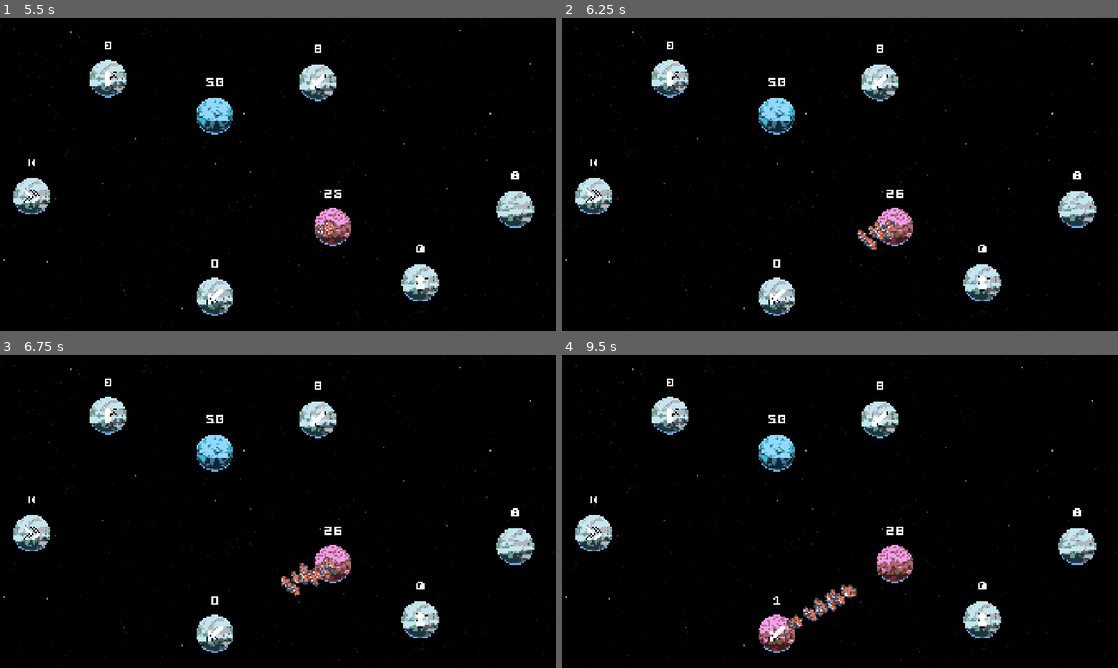
Above: before the commit, frames 1-4 (two rows, left to right).
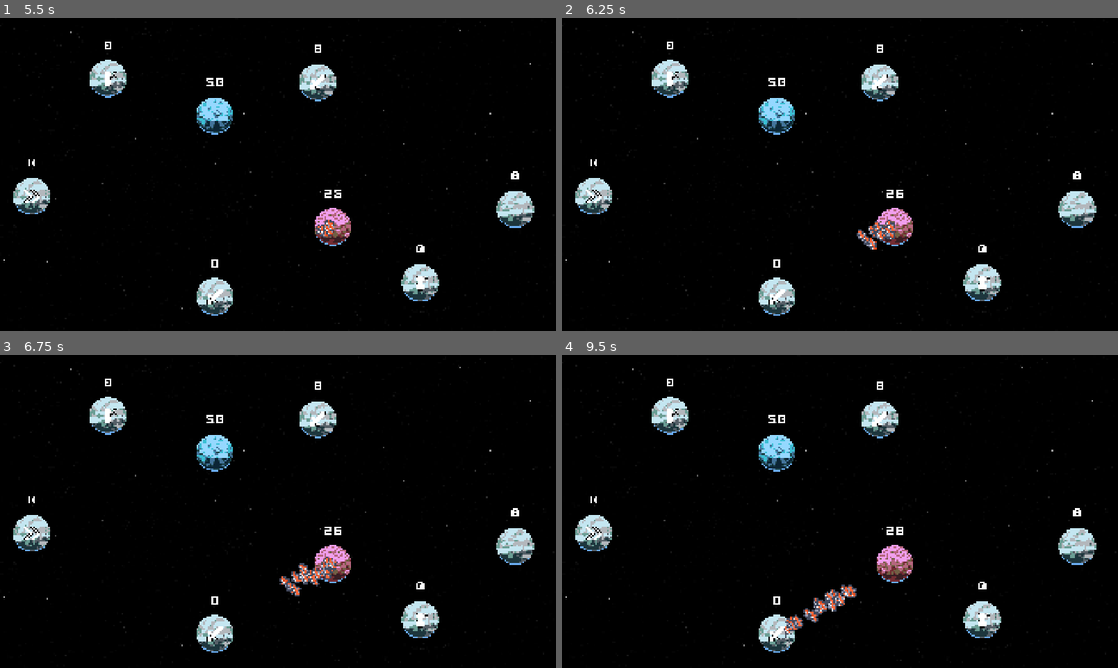
Above: after the commit, the same moments.

Repository: ClemiDouce/cell-capture-game
Game: Godot game, scene res://screen/game_screen/game_screen.tscn
Same seed, same stepped clock (60 frames per second), same inputs: the game is played once before the commit and once after it.
Inputs (mouse positions are in pixels of both pictures, inside the frame that each line leads up to):
- Up to frame 1 (5.5 s): tap Enter at 0.5, 2, 3.5 s; move the mouse to (400, 158) at 0.52 s; press the mouse at (400, 158) at 0.53 s; hold Right (ui_right) 0.53-1.28 s; tap Space at 1.25, 2.75, 4.25 s; move the mouse to (166, 190) at 1.27 s; release the mouse at (166, 190) at 1.28 s; hold Left (ui_left) 1.28-2.03 s; click (166, 190) at 1.35 s; move the mouse to (333, 105) at 2.02 s; press the mouse at (333, 105) at 2.03 s; hold Right (ui_right) 2.03-3.53 s; move the mouse to (250, 237) at 2.77 s; release the mouse at (250, 237) at 2.78 s; click (250, 237) at 2.85 s; move the mouse to (444, 221) at 3.52 s; press the mouse at (444, 221) at 3.53 s; hold Left (ui_left) from 3.53 s (still down); move the mouse to (111, 127) at 4.27 s; release the mouse at (111, 127) at 4.28 s; click (111, 127) at 4.35 s; move the mouse to (305, 174) at 5.02 s; press the mouse at (305, 174) at 5.03 s
- Up to frame 2 (6.25 s): move the mouse to (756, 96) at 5.77 s; release Left (ui_left) at 5.78 s; release the mouse at (756, 96) at 5.78 s; hold Right (ui_right) from 5.78 s (still down); click (756, 96) at 5.85 s
- Up to frame 3 (6.75 s): keep holding Right (ui_right); move the mouse to (400, 495) at 6.52 s; press the mouse at (400, 495) at 6.53 s
- Up to frame 4 (9.5 s): move the mouse to (728, 527) at 7.27 s; release the mouse at (728, 527) at 7.28 s; click (728, 527) at 7.35 s; move the mouse to (895, 442) at 8.02 s; release Right (ui_right) at 8.03 s; press the mouse at (895, 442) at 8.03 s; hold Left (ui_left) from 8.03 s (still down); move the mouse to (812, 574) at 8.77 s; release the mouse at (812, 574) at 8.78 s; click (812, 574) at 8.85 s

Frame 1 is identical in both runs. In frame 2, less than 0.1% of the frame differs, in the area x 53-58%, y 64-74%; in frame 3, less than 0.1%; in frame 4, 0.8%, in the area x 35-53%, y 75-95%.

Commit message:
add planet interface

Diff:
--- a/content/spaceships/space_ship.gd
+++ b/content/spaceships/space_ship.gd
@@ -36,8 +36,9 @@
 
 func _process(delta: float) -> void:
 	if launched:
-		self.global_position = self.global_position.move_toward(attack_data.end_position, delta * speed)
-		if self.global_position.is_equal_approx(attack_data.end_position):
+		self.global_position = self.global_position.move_toward(attack_data.target.global_position, delta * speed)
+		self.look_at(attack_data.target.global_position)
+		if self.global_position.distance_to(attack_data.target.global_position) <= 80:
 			launched = false
 			land_ship(attack_data.target.global_position)
 
--- /dev/null
+++ b/playground/fight_bar/fight_bar.gd
@@ -0,0 +1,69 @@
+class_name FightBar extends Control
+
+@onready var left_bar: ColorRect = %LeftBar
+@onready var right_bar: ColorRect = %RightBar
+@onready var right_label: Label = %RightLabel
+@onready var left_label: Label = %LeftLabel
+@export var damage_curve: Curve
+signal fight_started
+signal fight_finished(winner)
+
+var hostile_count = 0
+var player_count = 0
+var fighting := false
+
+var resolution_delay : float = 0.1
+var resolution_time : float = 0.
+
+func _input(event: InputEvent) -> void:
+	if Input.is_mouse_button_pressed(MOUSE_BUTTON_LEFT) and fighting == false:
+		player_count = randi_range(10, 100)
+		hostile_count = randi_range(10, 100)
+
+	elif Input.is_action_just_pressed("ui_left"):
+		player_count += 5
+	elif Input.is_action_just_pressed("ui_right"):
+		hostile_count += 5
+
+func resolve_fight(delta: float):
+	var total : float = player_count + hostile_count
+	var player_ratio = player_count / total
+	var hostile_ratio = hostile_count / total
+	var player_damage = floori(damage_curve.sample(player_ratio))
+	var hostile_damage = floori(damage_curve.sample(hostile_ratio))
+	player_count -= hostile_damage
+	hostile_count -= player_damage
+	if player_count <= 0:
+		player_count = 0
+		fight_finished.emit("hostile")
+		fighting = false
+	elif hostile_count <= 0:
+		hostile_count = 0
+		fight_finished.emit("player")
+		fighting = false
+
+func _process(delta: float) -> void:
+	if fighting == false:
+		if player_count > 0 and hostile_count > 0:
+			fighting = true
+			resolution_time = 0.
+			fight_started.emit()
+	else:
+		print("-- Fight processing --")
+		resolution_time += delta
+		if resolution_time >= resolution_delay:
+			resolution_time -= resolution_delay
+			resolve_fight(delta)
+	update_fight_bar()
+
+
+func update_fight_bar():
+	right_label.visible = hostile_count != 0
+	left_label.visible = player_count != 0
+	var total : float = player_count + hostile_count
+	var player_ratio = player_count / total
+	var hostile_ratio = hostile_count / total
+	left_bar.size_flags_stretch_ratio = player_ratio
+	right_bar.size_flags_stretch_ratio = hostile_ratio
+	right_label.text = str(hostile_count)
+	left_label.text = str(player_count)
--- /dev/null
+++ b/playground/fight_bar/fight_bar.tscn
@@ -0,0 +1,60 @@
+[gd_scene load_steps=4 format=3 uid="uid://7jr2of6k3rwa"]
+
+[ext_resource type="Script" uid="uid://co5egj2dfmtxm" path="res://playground/fight_bar/fight_bar.gd" id="1_ucteg"]
+
+[sub_resource type="Curve" id="Curve_ucteg"]
+_limits = [0.0, 10.0, 0.0, 1.0]
+_data = [Vector2(0, 1.0077066), 0.0, 1.9788055, 0, 1, Vector2(1, 2.9865122), 1.9788055, 0.0, 1, 0]
+point_count = 2
+metadata/_snap_count = 2
+
+[sub_resource type="LabelSettings" id="LabelSettings_hw8qs"]
+font_size = 32
+
+[node name="FightBar" type="Control"]
+layout_mode = 3
+anchors_preset = 0
+script = ExtResource("1_ucteg")
+damage_curve = SubResource("Curve_ucteg")
+metadata/_edit_horizontal_guides_ = [55.0]
+metadata/_edit_vertical_guides_ = [104.0, -102.0]
+
+[node name="HBoxContainer" type="HBoxContainer" parent="."]
+layout_mode = 0
+offset_left = -102.0
+offset_right = 104.0
+offset_bottom = 18.0
+theme_override_constants/separation = 5
+
+[node name="LeftBar" type="ColorRect" parent="HBoxContainer"]
+unique_name_in_owner = true
+layout_mode = 2
+size_flags_horizontal = 3
+color = Color(0.47058824, 0.72156864, 1, 1)
+
+[node name="RightBar" type="ColorRect" parent="HBoxContainer"]
+unique_name_in_owner = true
+layout_mode = 2
+size_flags_horizontal = 3
+color = Color(0.7411765, 0.25490198, 0.26666668, 1)
+
+[node name="RightLabel" type="Label" parent="."]
+unique_name_in_owner = true
+layout_mode = 0
+offset_left = 64.0
+offset_top = 20.0
+offset_right = 104.0
+offset_bottom = 65.0
+text = "0"
+label_settings = SubResource("LabelSettings_hw8qs")
+horizontal_alignment = 2
+
+[node name="LeftLabel" type="Label" parent="."]
+unique_name_in_owner = true
+layout_mode = 0
+offset_left = -103.0
+offset_top = 19.0
+offset_right = -63.0
+offset_bottom = 64.0
+text = "0"
+label_settings = SubResource("LabelSettings_hw8qs")
--- /dev/null
+++ b/playground/planet_interface/planet_interface.gd
@@ -0,0 +1,96 @@
+extends Control
+
+var planet_owner : BaseCell
+
+@onready var fight_bar: FightBar = $FightBar
+@onready var capture_bar: ProgressBar = %CaptureBar
+@onready var capture_bar_fill: StyleBoxFlat = capture_bar.get_theme_stylebox("fill")
+@export var capture_curve: Curve
+
+signal team_changed(new_team: Enums.Team)
+
+@export var planet_value : int = 100
+var player_capture := 0
+var hostile_capture := 0
+var temp_capture := 100:
+	set(value):
+		temp_capture = clamp(value, -planet_value, planet_value)
+
+var team : Enums.Team = Enums.Team.NEUTRAL:
+	set = set_team
+var capturing_team : Enums.Team = Enums.Team.NEUTRAL
+
+func _ready():
+	setup(Enums.Team.NEUTRAL)
+	fight_bar.fight_finished.connect(func(_team: String): print("Fight Ended. Winner is " + _team))
+
+func setup(_team: Enums.Team):
+	team = _team
+	if team == Enums.Team.ALLY:
+		temp_capture = planet_value
+	elif team == Enums.Team.HOSTILE:
+		temp_capture = -planet_value
+	else:
+		temp_capture = 0
+	capture_bar.max_value = planet_value
+
+func get_capturing_team():
+	if fight_bar.fighting == false:
+		if fight_bar.player_count > 0:
+			capturing_team = Enums.Team.ALLY
+		elif fight_bar.hostile_count > 0:
+			capturing_team = Enums.Team.HOSTILE
+		else:
+			capturing_team = Enums.Team.NEUTRAL
+
+func _process(delta: float) -> void:
+	if fight_bar.fighting == false:
+		get_capturing_team()
+		var capturing := false
+		match(team):
+			Enums.Team.NEUTRAL:
+				if capturing_team != Enums.Team.NEUTRAL:
+					capturing = true
+			Enums.Team.ALLY:
+				if capturing_team == Enums.Team.HOSTILE:
+					capturing = true
+			Enums.Team.HOSTILE:
+				if capturing_team == Enums.Team.ALLY:
+					capturing = true
+
+		if !capturing:
+			return
+		print(str(capturing_team) + " is capturing")
+		if capturing_team == Enums.Team.ALLY:
+			temp_capture += 2
+		elif capturing_team == Enums.Team.HOSTILE:
+			temp_capture -= 2
+
+		if team == Enums.Team.ALLY and temp_capture < 0:
+			team = Enums.Team.NEUTRAL
+		elif team == Enums.Team.HOSTILE and temp_capture > 0:
+			team = Enums.Team.NEUTRAL
+		elif team == Enums.Team.NEUTRAL:
+			if temp_capture == planet_value:
+				team = Enums.Team.ALLY
+			elif temp_capture == -planet_value:
+				team = Enums.Team.HOSTILE
+
+
+		update_capture_bar()
+
+func update_capture_bar():
+	if capturing_team == Enums.Team.NEUTRAL:
+		return
+	capture_bar_fill.bg_color = Color("bd4044") if temp_capture < 0 else Color("78b8ff")
+	capture_bar.value = abs(temp_capture)
+
+	#if capturing_team == Enums.Team.ALLY:
+		#capture_bar.value = player_capture
+	#elif capturing_team == Enums.Team.HOSTILE:
+		#capture_bar.value = hostile_capture
+
+
+func set_team(value: Enums.Team):
+	team = value
+	team_changed.emit(value)
--- /dev/null
+++ b/playground/planet_interface/planet_interface.tscn
@@ -0,0 +1,55 @@
+[gd_scene load_steps=6 format=3 uid="uid://d3vku2bxsisui"]
+
+[ext_resource type="Texture2D" uid="uid://2xexlganm6fl" path="res://assets/art/planets/big_planets.png" id="1_1qj64"]
+[ext_resource type="Script" uid="uid://brunnhvl4xrji" path="res://playground/planet_interface/planet_interface.gd" id="1_a4uam"]
+[ext_resource type="PackedScene" uid="uid://7jr2of6k3rwa" path="res://playground/fight_bar/fight_bar.tscn" id="2_a4uam"]
+
+[sub_resource type="StyleBoxEmpty" id="StyleBoxEmpty_k2ul0"]
+
+[sub_resource type="StyleBoxFlat" id="StyleBoxFlat_e3x5b"]
+bg_color = Color(0.7411765, 0.2509804, 0.26666668, 1)
+
+[node name="PlanetInterface" type="Control"]
+layout_mode = 3
+anchors_preset = 0
+script = ExtResource("1_a4uam")
+
+[node name="CaptureMask" type="Sprite2D" parent="."]
+clip_children = 1
+texture_filter = 1
+position = Vector2(142.4, 125.4)
+scale = Vector2(2.2, 2.2)
+texture = ExtResource("1_1qj64")
+hframes = 4
+vframes = 3
+frame = 4
+region_rect = Rect2(0, 0, 64, 64)
+
+[node name="CaptureBar" type="ProgressBar" parent="CaptureMask"]
+unique_name_in_owner = true
+offset_left = -31.772728
+offset_top = -33.272728
+offset_right = 32.272728
+offset_bottom = 32.272728
+theme_override_styles/background = SubResource("StyleBoxEmpty_k2ul0")
+theme_override_styles/fill = SubResource("StyleBoxFlat_e3x5b")
+fill_mode = 3
+show_percentage = false
+
+[node name="CellSprite" type="Sprite2D" parent="."]
+unique_name_in_owner = true
+texture_filter = 1
+position = Vector2(142.4, 125.4)
+scale = Vector2(2, 2)
+texture = ExtResource("1_1qj64")
+hframes = 4
+vframes = 3
+frame = 4
+region_rect = Rect2(0, 0, 64, 64)
+
+[node name="FightBar" parent="." instance=ExtResource("2_a4uam")]
+layout_mode = 1
+offset_left = 142.4
+offset_top = 199.4
+offset_right = 142.4
+offset_bottom = 199.4
--- a/project.godot
+++ b/project.godot
@@ -37,6 +37,7 @@
 "res://assets/": "blue",
 "res://content/": "green",
 "res://data/": "red",
+"res://playground/": "gray",
 "res://screen/": "pink"
 }
 
Not shown, added: playground/fight_bar/fight_bar.gd.uid
Not shown, added: playground/planet_interface/planet_interface.gd.uid
